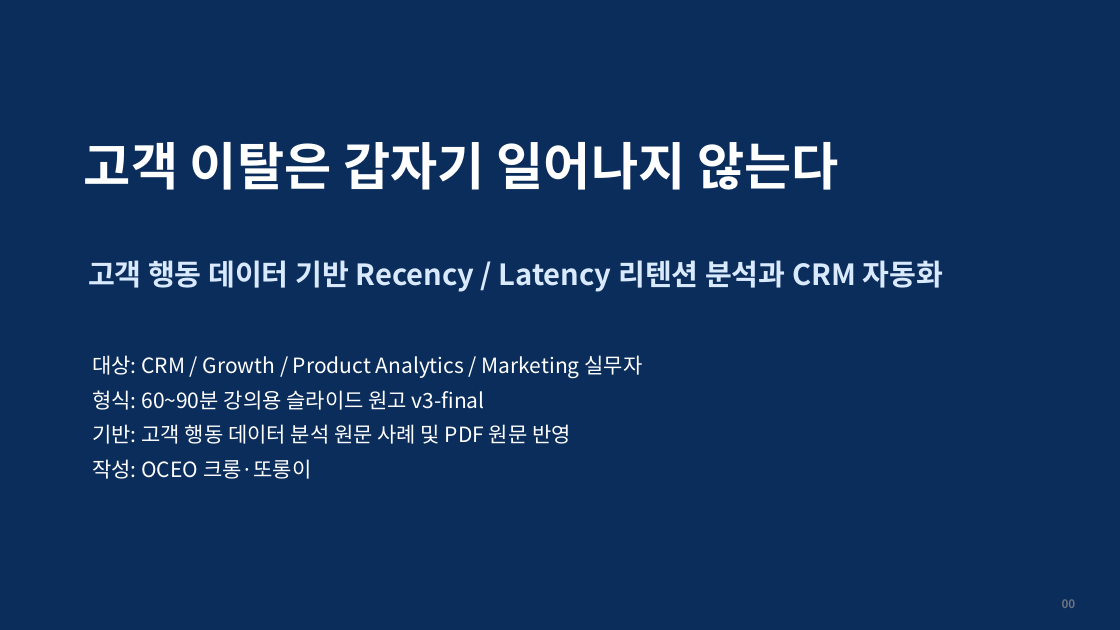
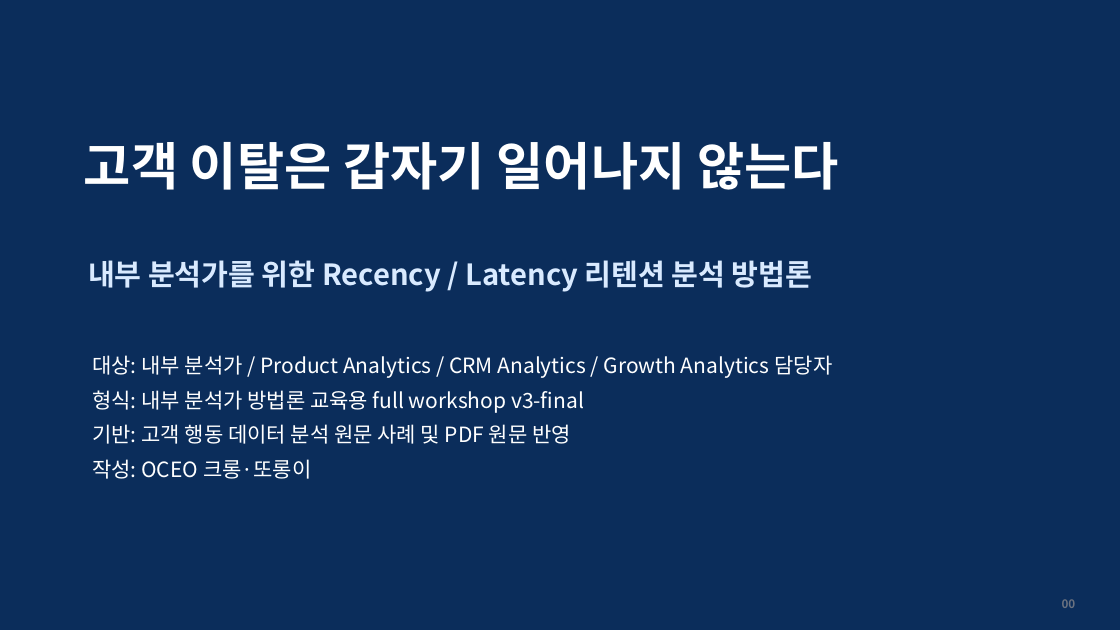
Before and after one commit to sykim-kr/Recency-latency-lecture, a slide deck: slide 1 of recency-latency-retention-crm-lecture-full-workshop-v3-final.pptx. Drawn at 1120x630 pixels with LibreOffice and Linux fonts; fonts in the diff are those of the drawing. Boxes give left, top, right and bottom in pixels: in the first picture for what was removed or moved away, otherwise in the second. Text is boxed around its words. In the diff, an @@ line names an element or a change of style, - is before the commit and + after.

```diff
--- a/recency-latency-retention-crm-lecture-full-workshop-v3-final.pptx
+++ b/recency-latency-retention-crm-lecture-full-workshop-v3-final.pptx
@@ text at (88,260,812,292): text changed @@
-고객 행동 데이터 기반 Recency / Latency 리텐션 분석과 CRM 자동화
+내부 분석가를 위한 Recency / Latency 리텐션 분석 방법론
@@ text at (92,355,832,413): text changed @@
-대상: CRM / Growth / Product Analytics / Marketing 실무자
-형식: 60~90분 강의용 슬라이드 원고 v3-final
+대상: 내부 분석가 / Product Analytics / CRM Analytics / Growth Analytics 담당자
+형식: 내부 분석가 방법론 교육용 full workshop v3-final
```
Also in this commit, not shown: 4 other slides changed, 8 other files.
